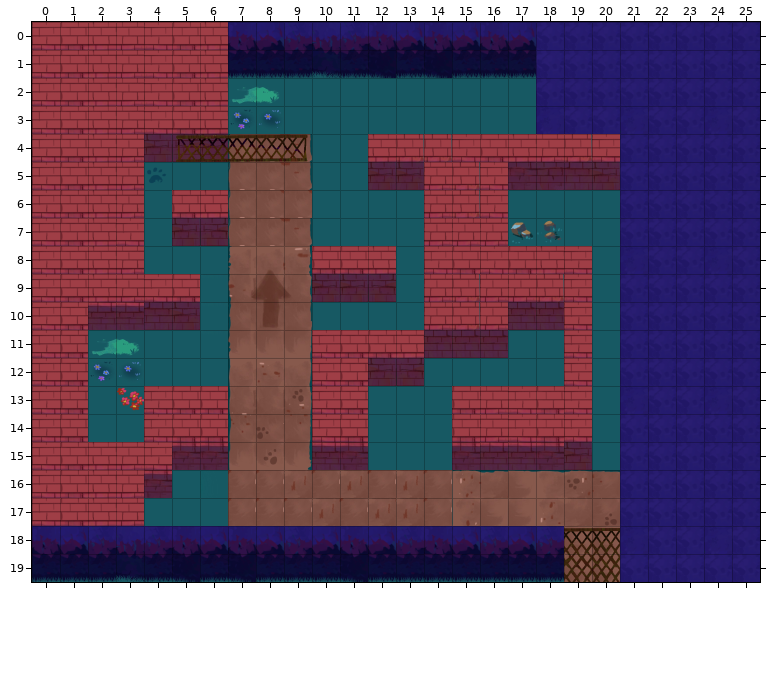
Two states of a Tiled map, assets/maps/SwappingIntro.tmx. That is the earlier state.
Cells are 128x128 px. Shown: x 0..25, y 0..19.
Now the later version:
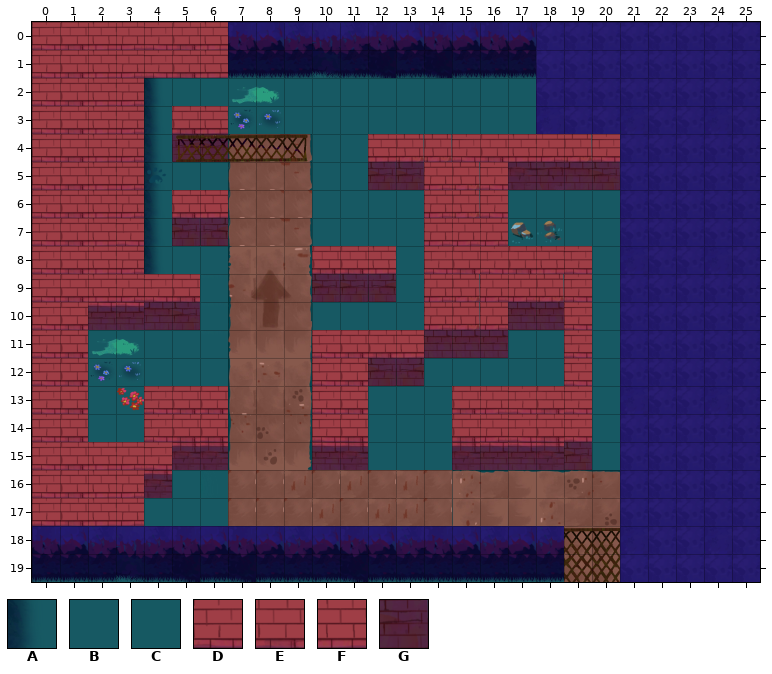
Key: from "grass_shadow2": A 1; from "path-1": B 201; from "path-3": C 43; from "walls-1": D 8, E 9, F 10, G 27.
_ is an empty cell.
The author wrote: made level 6 (swapping intro) easier
Edits made:
Layer "ground":
Tile B gives way to tile A in rows 5 to 8 at x 4.
Tile D gives way to tile A in rows 2 to 3 at x 4.
Tile G gives way to tile A in row 4 at x 4.
Tile E gives way to tile C in row 2 at x 5.
Tile F gives way to tile C in row 2 at x 6.
Boxes around the changes in both pictures, in picture pixels (x1, y1, x2, y2):
changed: (144, 78, 228, 274)
